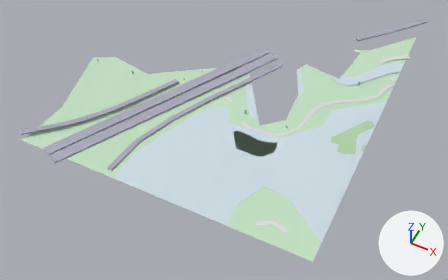
What one commit did to the glTF model white-model-six-districts/chunks/134_80_high.glb.
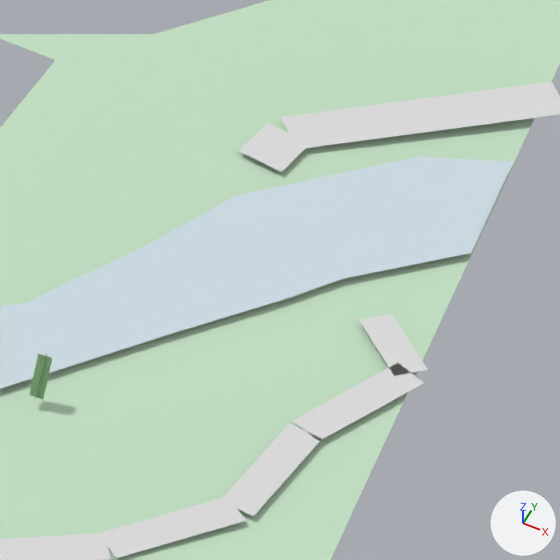
The first picture shows the older version from a camera (50 mm lens) standing at (7573.0, 10134.0, 596.0) and looking at (7307.0, 10664.0, -67.0). The close-ups show the older and then the newer version on the part from 79% to 91% of the width and 17% to 36% of the height of that picture. Only the edits that show in the close-ups are written down. Arrows for +X, +Y and +Z are at lower right; the lights stay in place. Vertices at exactly the same position are counted once.
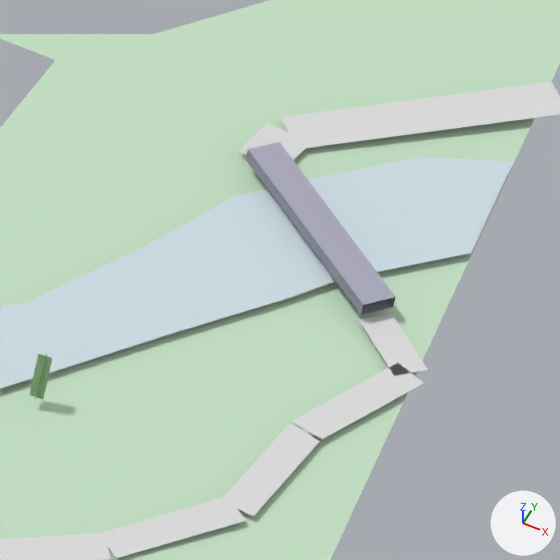
What differs and where, as boxes (x1, y1, x2, y2) in the close-ups (560 x 560 px):
```json
{"part": 1, "of": "me_mesh_0", "change": "added", "after": [245, 142, 396, 315]}
```

Scene script edits in JSON lines:
```json
{"block": "me_mesh_0", "where": "# used by ob_mesh_0; location = (0.0, 0.0, 0.0)"}
{"op": "remove", "block": "me_mesh_0", "code": "me_mesh_0.from_pydata(...)  # 753 vertices, 735 faces; spans x 7083.0..7506.0, y 10487.0..10982.0, z -11.0..-1.0"}
{"op": "add", "block": "me_mesh_0", "code": "me_mesh_0.from_pydata(...)  # 829 vertices, 777 faces; spans x 7083.0..7506.0, y 10487.0..10982.0, z -11.0..-1.0"}
{"block": "me_mesh_0", "change": "me_mesh_0 part 1: the loose piece of 8 vertices spanning x 7418.0..7461.0, y 10887.0..10930.0, z -7.0..-5.0 is copied, and the copy is turned -91.5 degrees about the z axis through its middle and scaled by 0.636, then moved by (40.0, -65.0, 0.0); it spans x 7466.0..7494.0, y 10830.0..10858.0, z -8.0..-6.0"}
{"block": "me_mesh_0", "change": "other edits to the shape of me_mesh_0 do not show in these pictures"}
```
